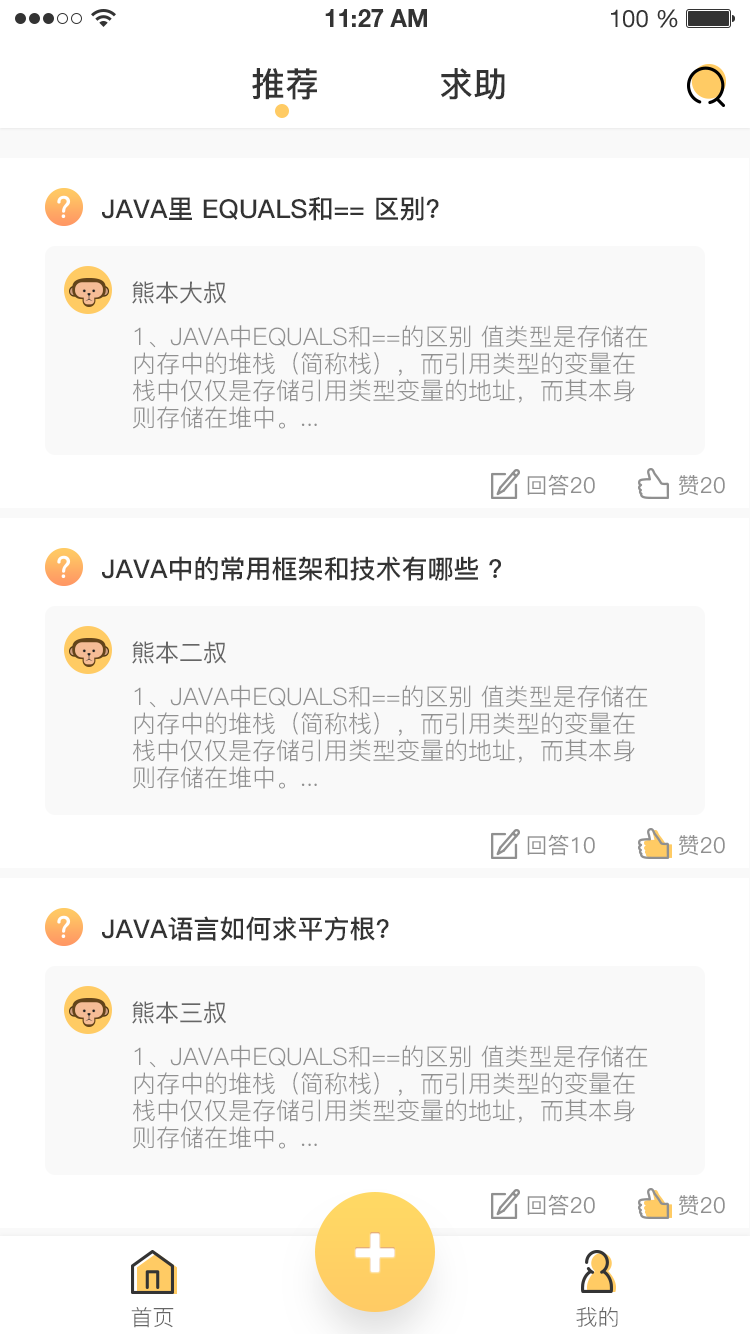
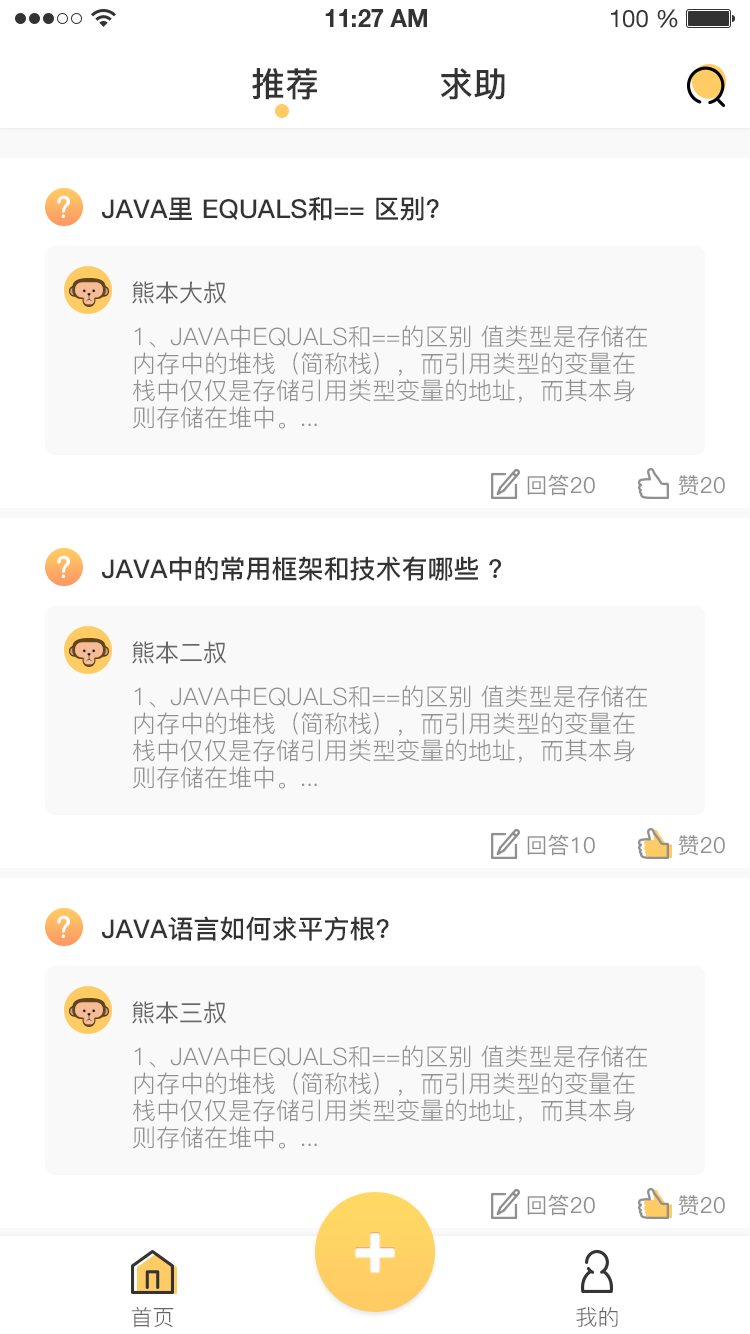
Layered file, before and after one edit (750 × 1334). Changes by layer:
added group "my_click" with 3 layers in group "tab_my" over (x1=587, y1=1253, x2=616, y2=1292)
moved "my" (3rd of 3, in "tab" › "tab_my" › "my_click") into group "my_click" over (x1=587, y1=1253, x2=613, y2=1292)
hid "tab_my_click" (2nd of 2, in "tab" › "tab_my" › "my_click"), moved it into group "my_click" over (x1=587, y1=1253, x2=616, y2=1292)
hid "post_shadow" over (x1=324, y1=1286, x2=426, y2=1333)
